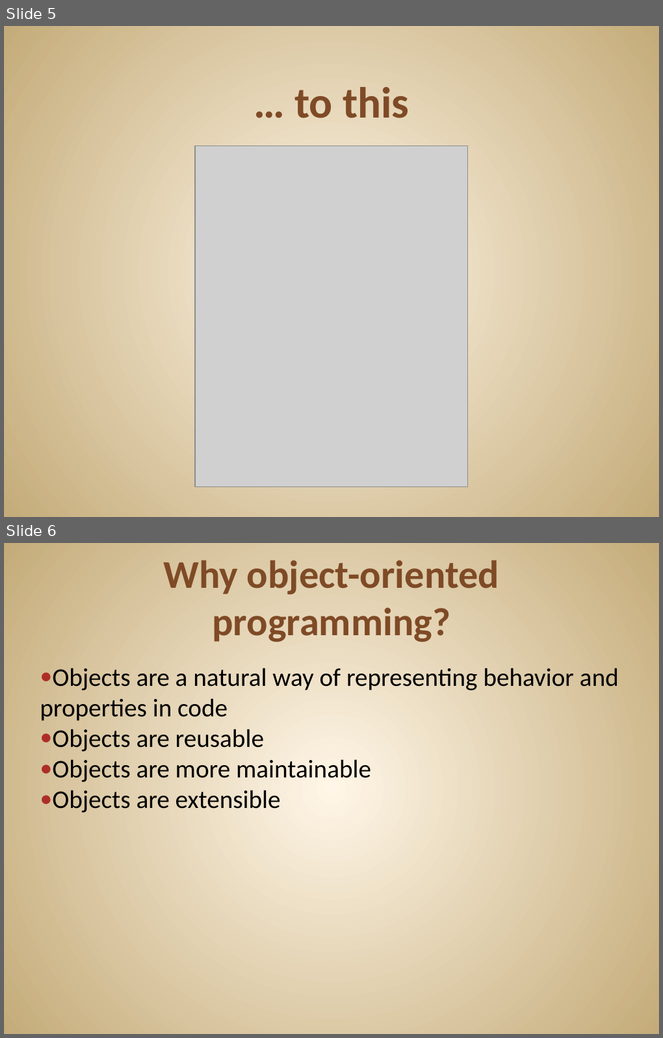
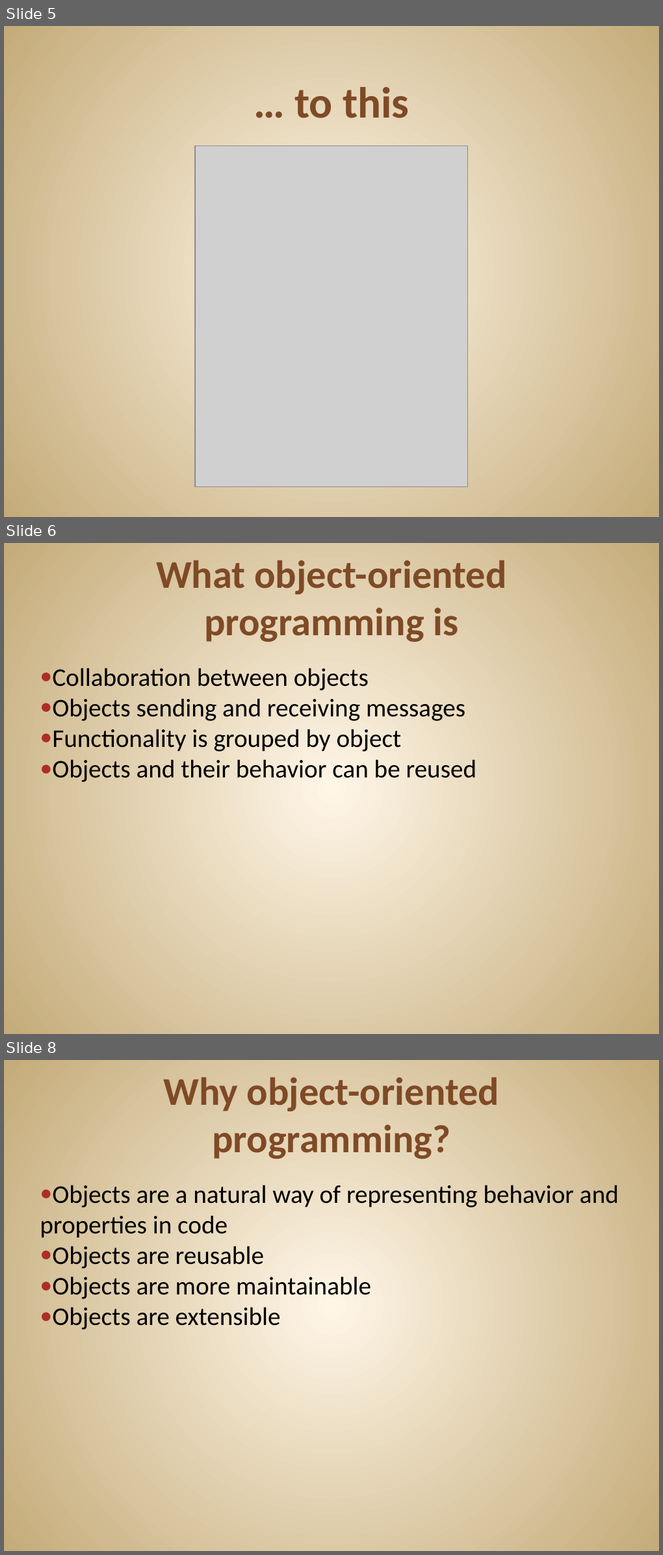
Before and after one commit to JonKruger/oop-solid-sample, a slide deck: slides/OOP-SOLID-CodeMash.pptx. Shown one above the other, each under a label of ours: slides 5 and 6 before the commit, slides 5, 6 and 8 after it; the slides between them are not shown. The pictures are 663x1038 and 663x1555 pixels, drawn with LibreOffice and Linux fonts; fonts in the diff are those of the drawing; grey boxes stand for pictures. Boxes give left, top, right and bottom in pixels: in the first picture for what was removed or moved away, otherwise in the second. Text is boxed around its words. In the diff, an @@ line names an element or a change of style, - is before the commit and + after.

```diff
--- a/slides/OOP-SOLID-CodeMash.pptx
+++ b/slides/OOP-SOLID-CodeMash.pptx
@@ slide 6 added at bbox=[4, 543, 659, 1034], background gradient #FFF7E8 to #C4AA7A @@
@@ title added at bbox=[156, 560, 506, 642], 43.2 pt, text #804B26, bold @@
+What object-oriented programming is
@@ text added at bbox=[52, 668, 477, 782], 28 pt, text #000000 @@
+● Collaboration between objects
+● Objects sending and receiving messages
+● Functionality is grouped by object
+● Objects and their behavior can be reused
@@ what was slide 6 is now slide 8 @@
```
Also in this commit, not shown: 1 slide changed, 1 other slide added, 1 other file.
